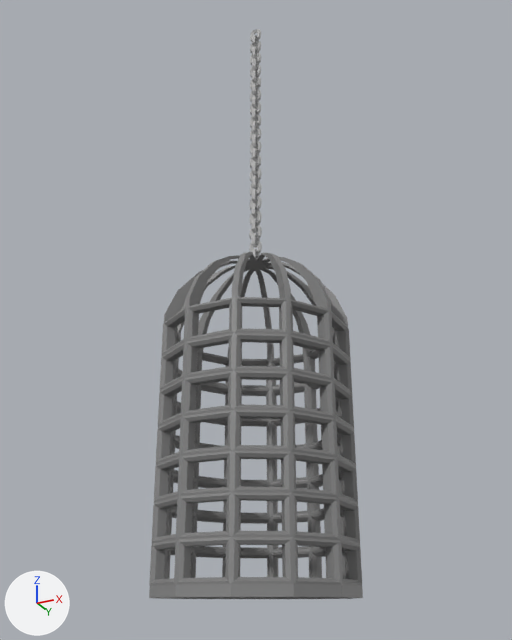
A saved change to the FBX model Assets/CHRISTEST/benja/Modelos/Jaula Cadena/JaulaCadena.fbx.
The view is the same before and after, from a 50 mm lens placed at (4.68, -9.35, -5.12), pointed at (-0.12, 0.26, -0.79). Lighting does not change. The marker at lower left points along +X, +Y and +Z. Where no turn or scale is listed for an object, it has been applied to the vertices.

The first picture shows 'Jaula2'.
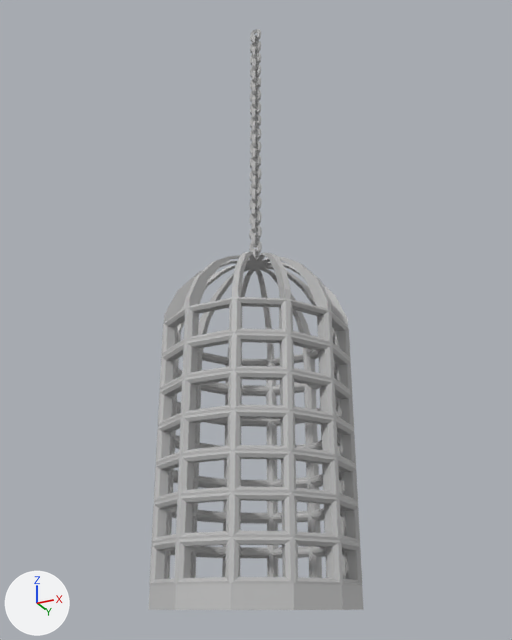
Pixel boxes (x1, y1, x2, y2) of what changed, in the pictures (512 x 640 px):
```json
{"object": "Jaula2", "change": "reshaped", "before": [149, 29, 363, 599], "after": [148, 29, 364, 610]}
{"part": 1, "of": "me_mesh", "change": "built on", "before": [219, 597, 293, 598], "after": [148, 597, 364, 610]}
{"part": 2, "of": "me_mesh", "change": "recoloured", "before": [149, 252, 363, 598], "after": [149, 252, 363, 598]}
```

Scene script edits in JSON lines:
```json
{"block": "me_mesh", "where": "# used by ob_jaula2; location = (0.0, 0.0, 0.0)"}
{"op": "remove", "block": "me_mesh", "code": "me_mesh.from_pydata(...)  # 4216 vertices, 4404 faces; spans x -1.41..1.41, y -1.43..1.43, z -5.02..5.02"}
{"op": "add", "block": "me_mesh", "code": "me_mesh.from_pydata(...)  # 4393 vertices, 4707 faces; spans x -1.41..1.41, y -1.43..1.43, z -5.16..5.02"}
{"block": "me_mesh", "change": "me_mesh part 1: 130 vertices moved from x -1.2..1.2, y -1.22..1.22, z -5.01..-4.99 to x -1.2..1.2, y -1.22..1.22, z -5.02; 177 vertices added at x -1.4..1.4, y -1.42..1.42, z -5.16..-5.09"}
{"block": "me_mesh", "change": "me_mesh part 2: 2910 faces spanning x -1.41..1.41, y -1.43..1.43, z -5.02..0.23 switch from mat_jaula1 (grey #818181) to mat_cadena3 (grey #bcbcbc)"}
```
